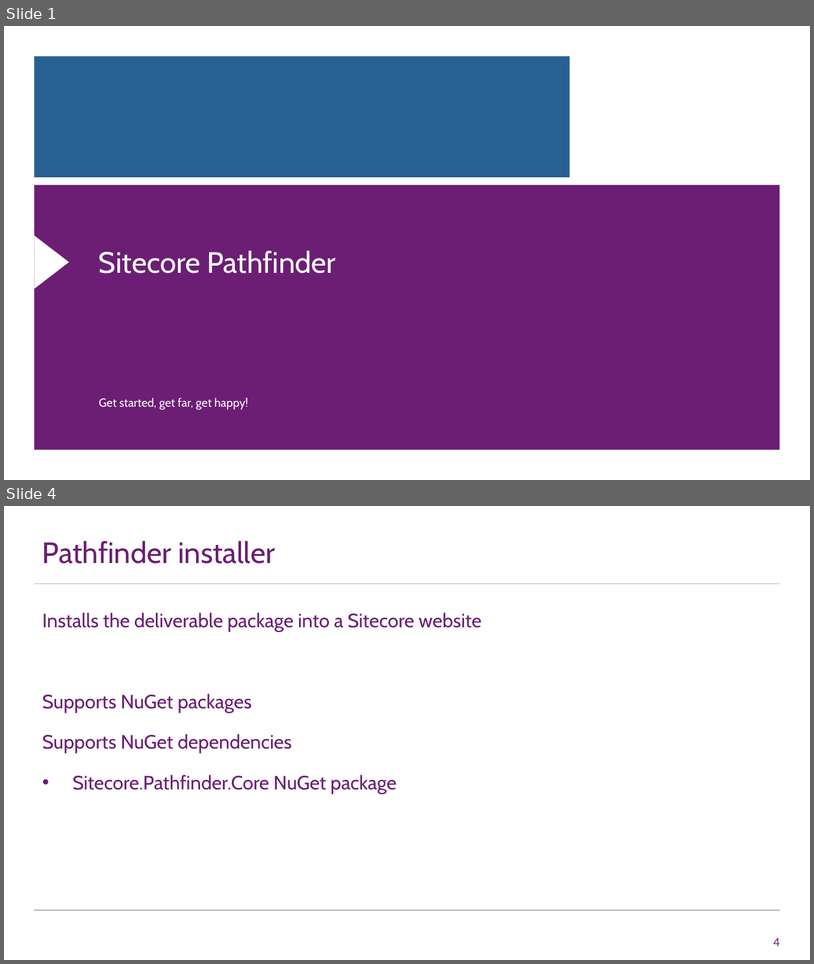
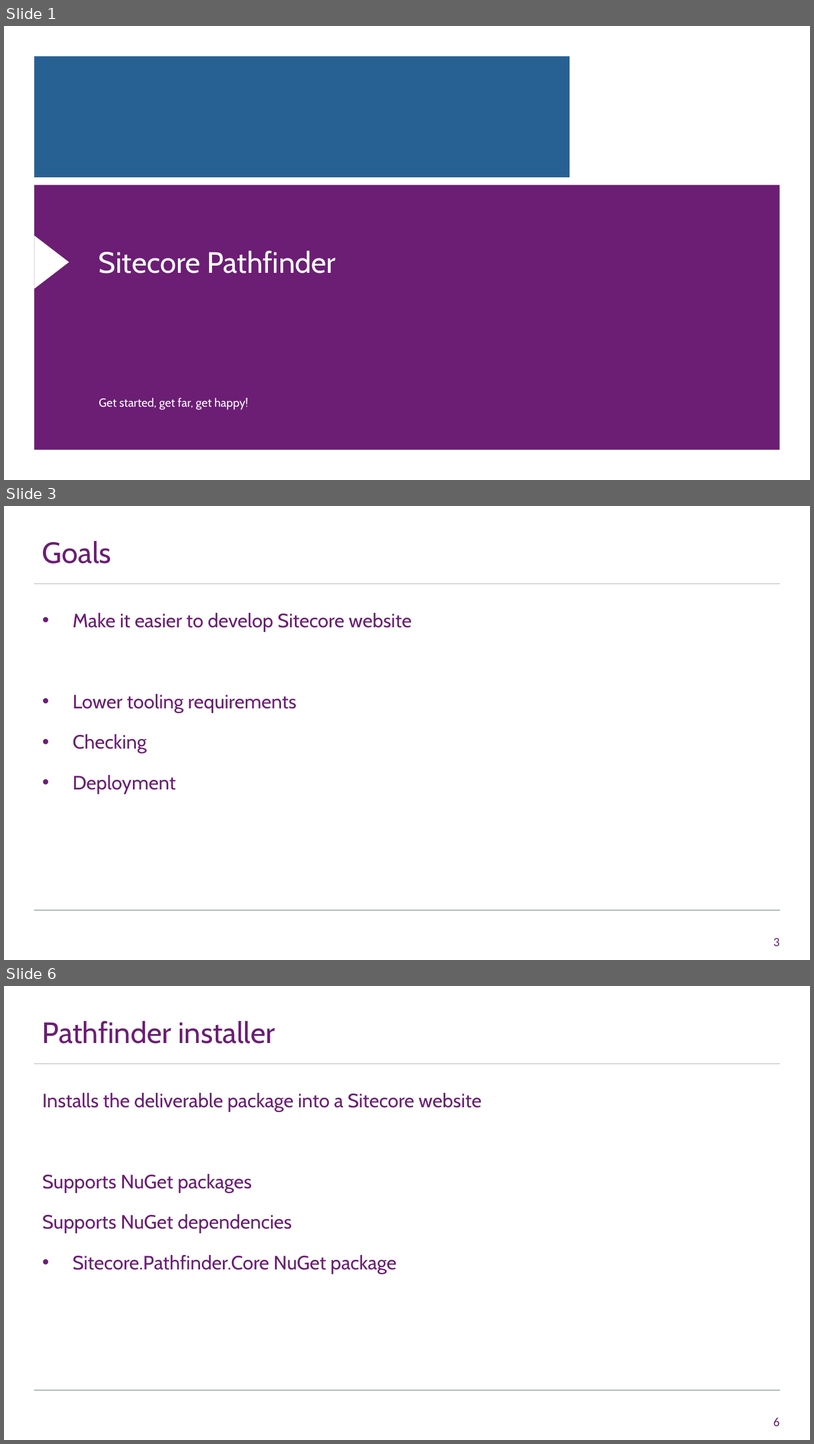
Before and after one commit to Sitecore/Sitecore.Pathfinder, a slide deck: .docs/Sitecore Pathfinder Presentation.pptx. Shown one above the other, each under a label of ours: slides 1 and 4 before the commit, slides 1, 3 and 6 after it; the slides between them are not shown. The pictures are 814x964 and 814x1444 pixels, drawn with LibreOffice and Linux fonts; fonts in the diff are those of the drawing; background and template pictures are left out. Boxes give left, top, right and bottom in pixels: in the first picture for what was removed or moved away, otherwise in the second. Text is boxed around its words. In the diff, an @@ line names an element or a change of style, - is before the commit and + after.

```diff
--- a/.docs/Sitecore Pathfinder Presentation.pptx
+++ b/.docs/Sitecore Pathfinder Presentation.pptx
@@ slide 3 added at [4, 506, 810, 960], background #FFFFFF; not listed: 3 template elements that a slide beside it also shows @@
@@ title added at [42, 541, 111, 564], 35 pt, text #6B1E74 @@
+Goals
@@ text added at [72, 613, 412, 793], 23 pt, text #6B1E74 @@
+• Make it easier to develop Sitecore website
+• Lower tooling requirements
+• Checking
+• Deployment
@@ what was slide 4 is now slide 6 @@
@@ page number at [774, 1417, 780, 1426]: text changed @@
-4
+6
```
Also in this commit, not shown: 2 slides changed, 2 other slides added, 26 other files.
